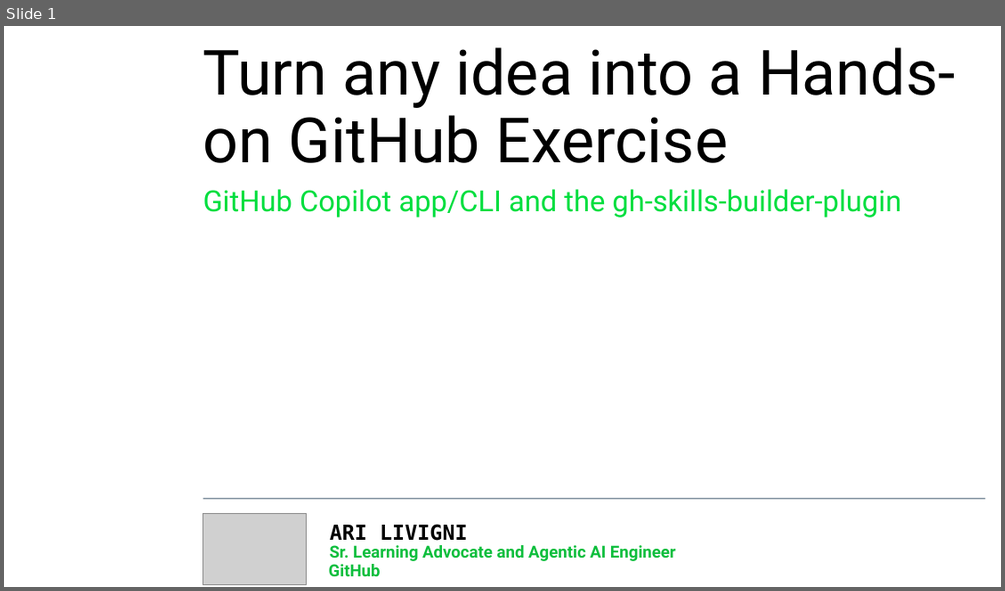
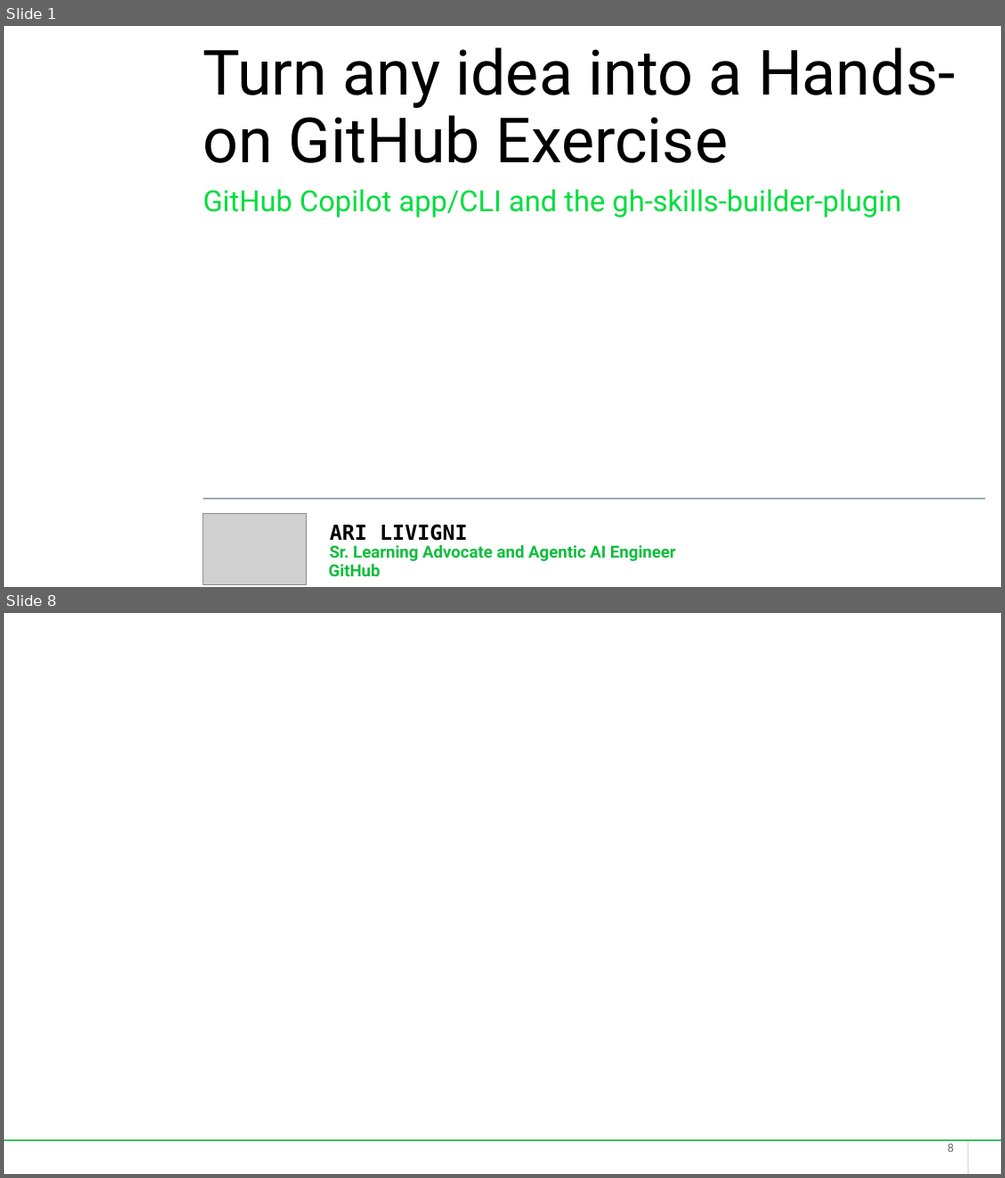
Before and after one commit to arilivigni/gh-skills-builder-workshop, a slide deck: gh-skills-builder-workshop-light.pptx. Shown one above the other, each under a label of ours: slide 1 before the commit, slides 1 and 8 after it; the slides between them are not shown. The pictures are 1005x591 and 1005x1178 pixels, drawn with LibreOffice and Linux fonts; fonts in the diff are those of the drawing; grey boxes stand for pictures; background and template pictures are left out. Boxes give left, top, right and bottom in pixels: in the first picture for what was removed or moved away, otherwise in the second. Text is boxed around its words. In the diff, an @@ line names an element or a change of style, - is before the commit and + after.

```diff
--- a/gh-skills-builder-workshop-light.pptx
+++ b/gh-skills-builder-workshop-light.pptx
@@ slide 8 added at [4, 613, 1001, 1174], background picture (left out) @@
@@ rectangle added at [4, 1140, 1001, 1141], fill #0EBE3D @@
@@ text added at [947, 1143, 954, 1151], 11 pt, text #5C6A75 @@
+8
@@ rectangle added at [967, 1141, 968, 1174], fill #B0BAC3 @@
```
Also in this commit, not shown: 10 slides changed, 2 other slides added, 3 slides removed, 7 other files.
